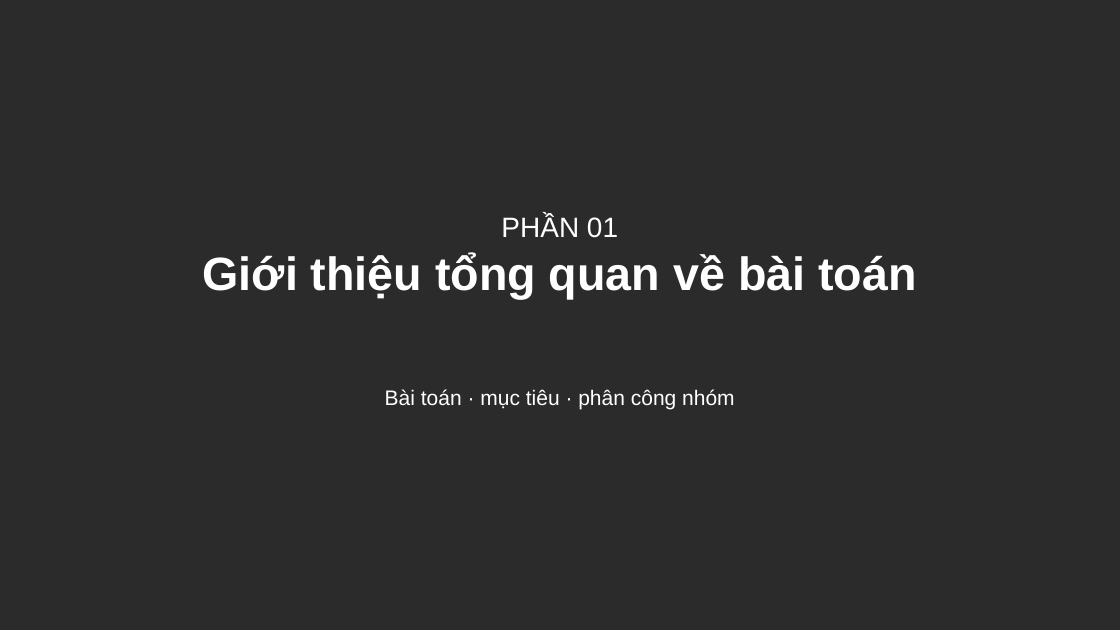
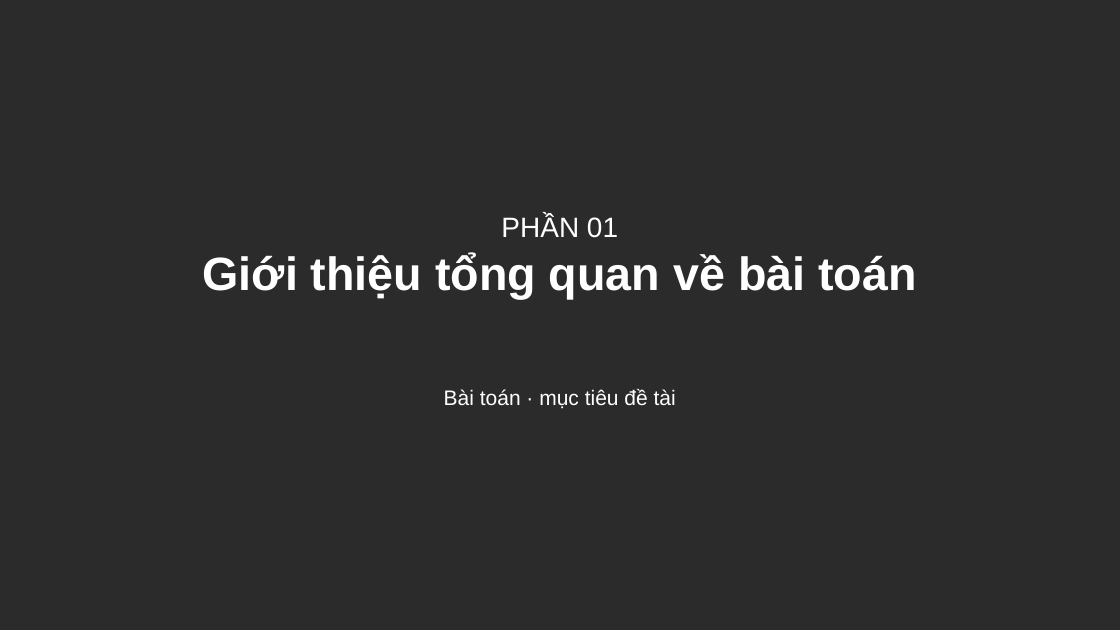
Before and after one commit to Anpham120/restaurant-ordering-mobile, a slide deck: slide 3 of docs/Slide_PTUDDD_AtlasRestaurant.pptx. Drawn at 1120x630 pixels with LibreOffice and Linux fonts; fonts in the diff are those of the drawing; background and template pictures are left out; a plain dark background stands for a picture behind light text. Boxes give left, top, right and bottom in pixels: in the first picture for what was removed or moved away, otherwise in the second. Text is boxed around its words. In the diff, an @@ line names an element or a change of style, - is before the commit and + after.

```diff
--- a/docs/Slide_PTUDDD_AtlasRestaurant.pptx
+++ b/docs/Slide_PTUDDD_AtlasRestaurant.pptx
@@ text at (444, 389, 676, 408): text changed @@
-Bài toán · mục tiêu · phân công nhóm
+Bài toán · mục tiêu đề tài
```
Also in this commit, not shown: 4 other slides changed, 8 slides removed, 1 other file.
